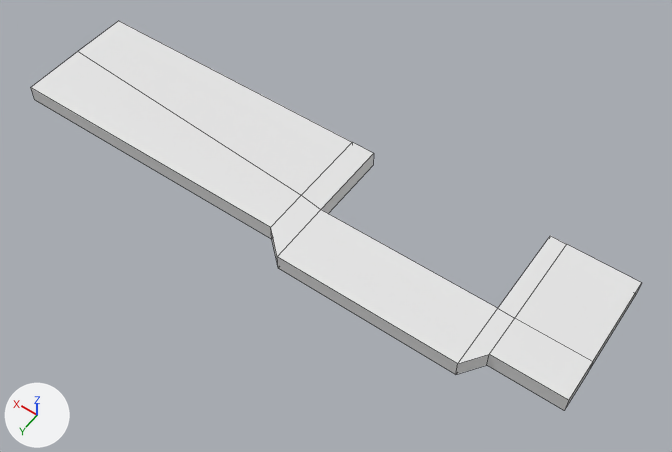
Renders of the Blender file BlendFiles/misc.blend from each side of a commit.
The view is the same before and after, from a 50 mm lens placed at (-0.655, 2.661, 7.486), pointed at (0.349, 1.255, 5.275). Arrows for +X, +Y and +Z are at lower left; the lights stay in place. Mesh edges are drawn as thin lines. The same objects are shown in both versions, whatever each file hides.

Objects in the first picture: 'floor2.4Extras'.
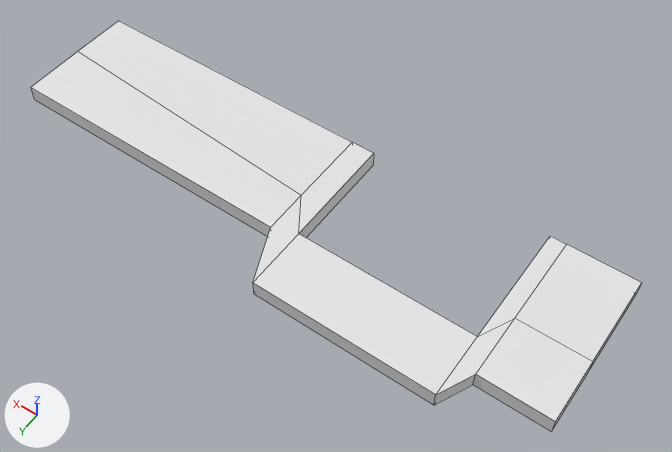
Edits to the bpy script that builds the scene:
```text
Change me_cube_019:
    where me_cube_019.from_pydata(...)  # 36 vertices, 34 faces; spans x -0.49..1.47, y 0.97..1.49, z -0.33..-0.27
    used by ob_floor2_4extras; parent = ob_floor2_0; location = (0.0, 0.0, 5.617)
    me_cube_019 part 1: all 4 vertices in x -0.49..-0.26, y 1.41, z -0.33..-0.27 are moved by (0.0, 0.07, 0.0)
    me_cube_019 part 2: all 8 vertices in x -0.21..0.39, y 1.28..1.49, z -0.33..-0.27 are moved by (0.0, 0.11, 0.0)
```

Boxes [x1, y1, x2, y2] around the edits, measured in the pictures (672 x 452 px; the box of a moved part takes in the faces that stretch with it):
'floor2.4Extras', reshaped
    before: [31, 21, 641, 410]
    after: [31, 21, 641, 431]
part 1 of me_cube_019, moved or reshaped
    before: [456, 309, 593, 410]
    after: [434, 318, 593, 431]
part 2 of me_cube_019, moved or reshaped
    before: [271, 142, 567, 374]
    after: [253, 142, 567, 405]
